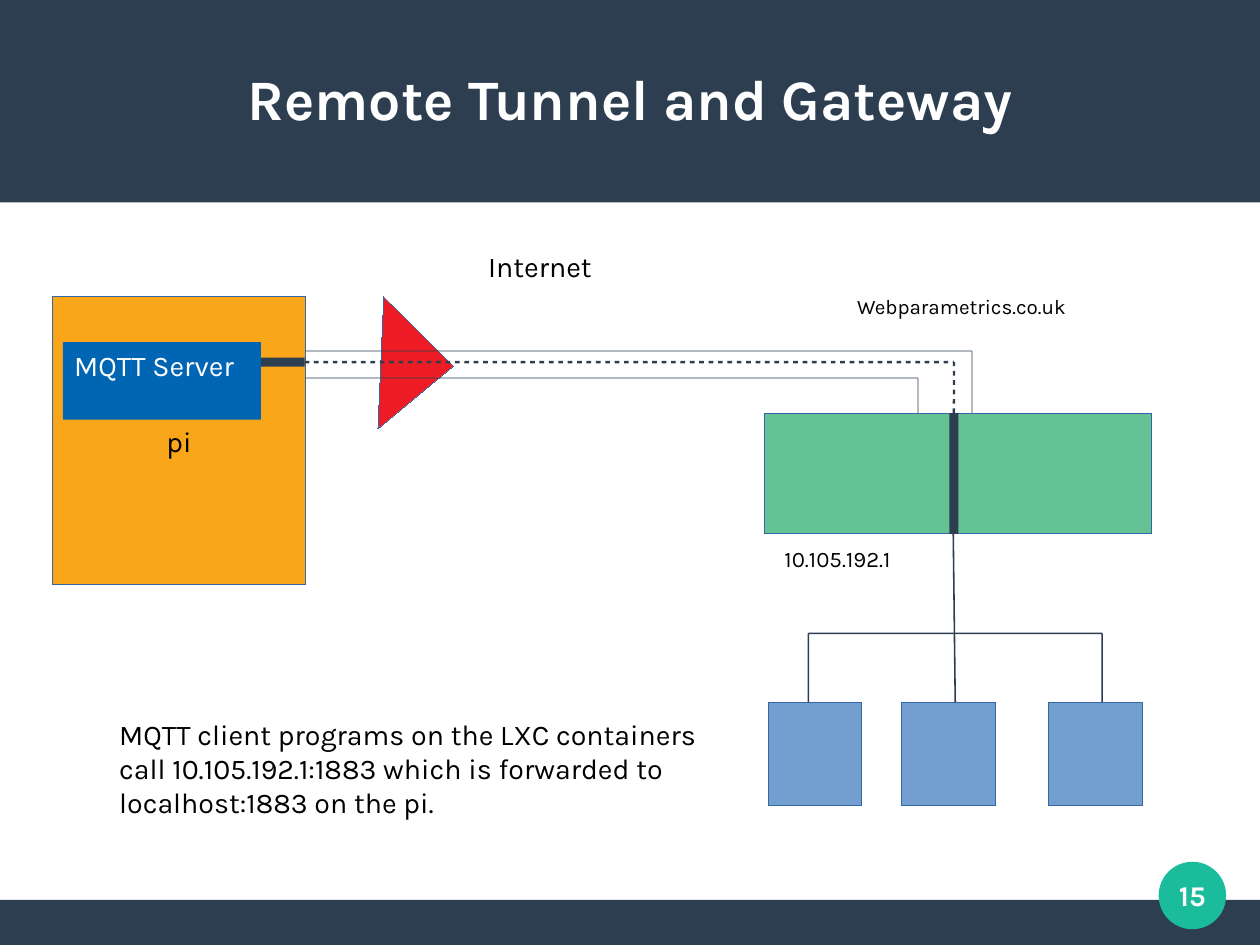
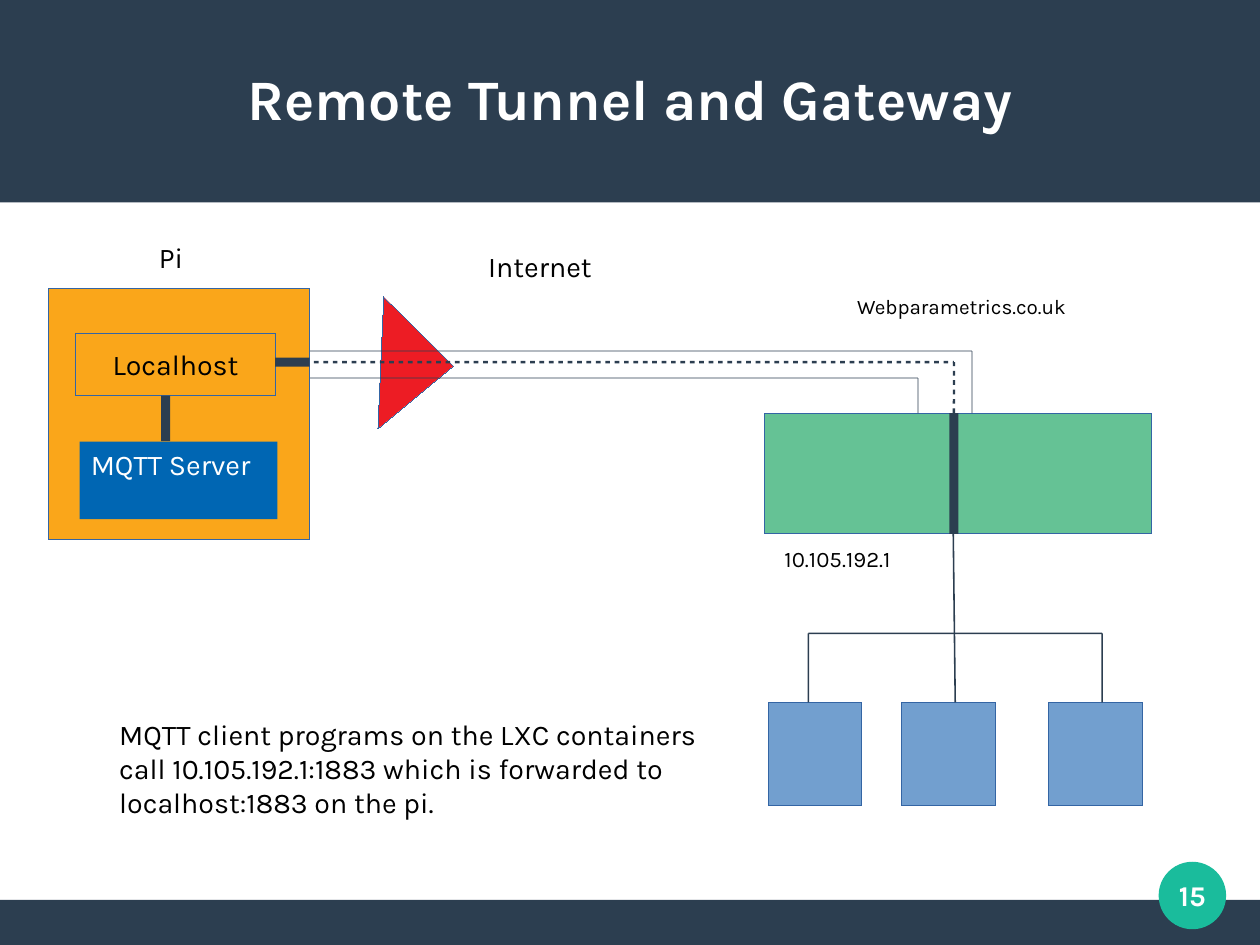
Before and after one commit to bernie-skipole/acremscope-pi, a slide deck: slide 15 of sshtunnel.odp. Drawn at 1260x945 pixels with LibreOffice and Linux fonts; fonts in the diff are those of the drawing. Boxes give left, top, right and bottom in pixels: in the first picture for what was removed or moved away, otherwise in the second. Text is boxed around its words. In the diff, an @@ line names an element or a change of style, - is before the commit and + after.

```diff
--- a/sshtunnel.odp
+++ b/sshtunnel.odp
@@ text "Pi": place and size @@
-text "Pi" at (53, 297, 306, 585)
+text "Pi" at (159, 248, 183, 268)
@@ text "Pi" at (159, 248, 183, 268): vertical alignment middle to top; fill #FAA61A to none; outline #3465A4 0 pt to none @@
@@ text at (159, 248, 183, 268): text changed @@
-pi
+Pi
@@ rectangle added at (49, 288, 310, 540), fill #FAA61A, outline #3465A4 0 pt @@
@@ rectangle added at (75, 333, 276, 396), fill #FAA61A, outline #3465A4 0 pt, 18 pt, text #000000 @@
+Localhost
@@ line moved from (304, 362) - (233, 362) to (310, 362) - (276, 362) @@
@@ line added from (166, 441) to (166, 396), #2C3E50 5.67 pt @@
@@ rectangle "MQTT Server": place and size @@
-rectangle "MQTT Server" at (63, 342, 261, 420)
+rectangle "MQTT Server" at (80, 441, 278, 519)
```
Also in this commit, not shown: 8 other slides changed.
